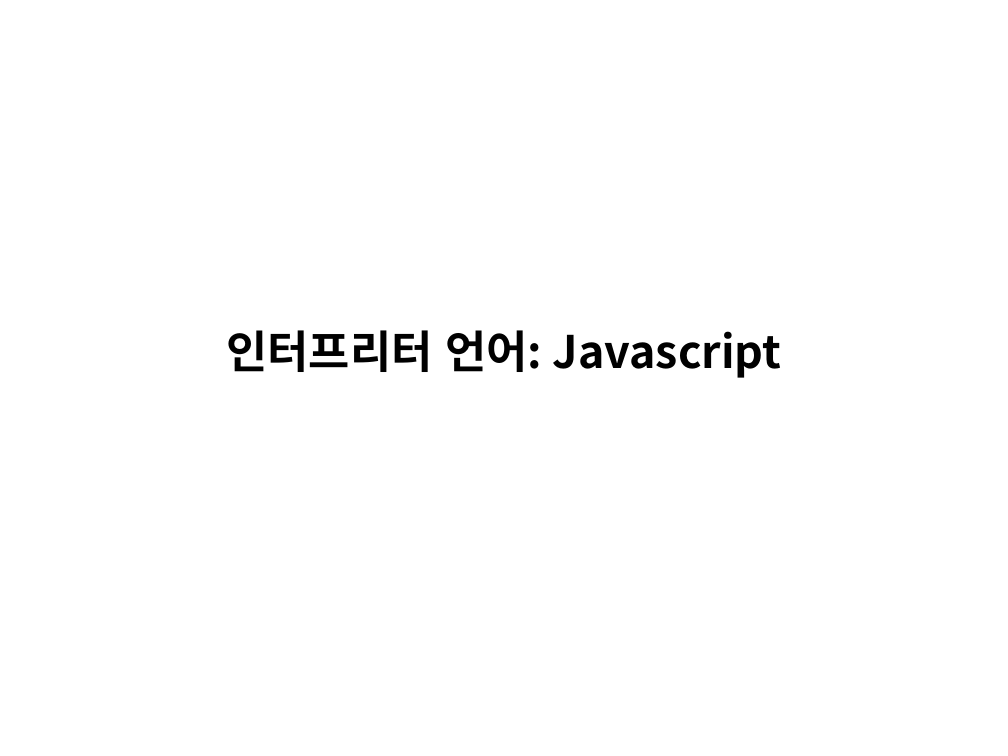
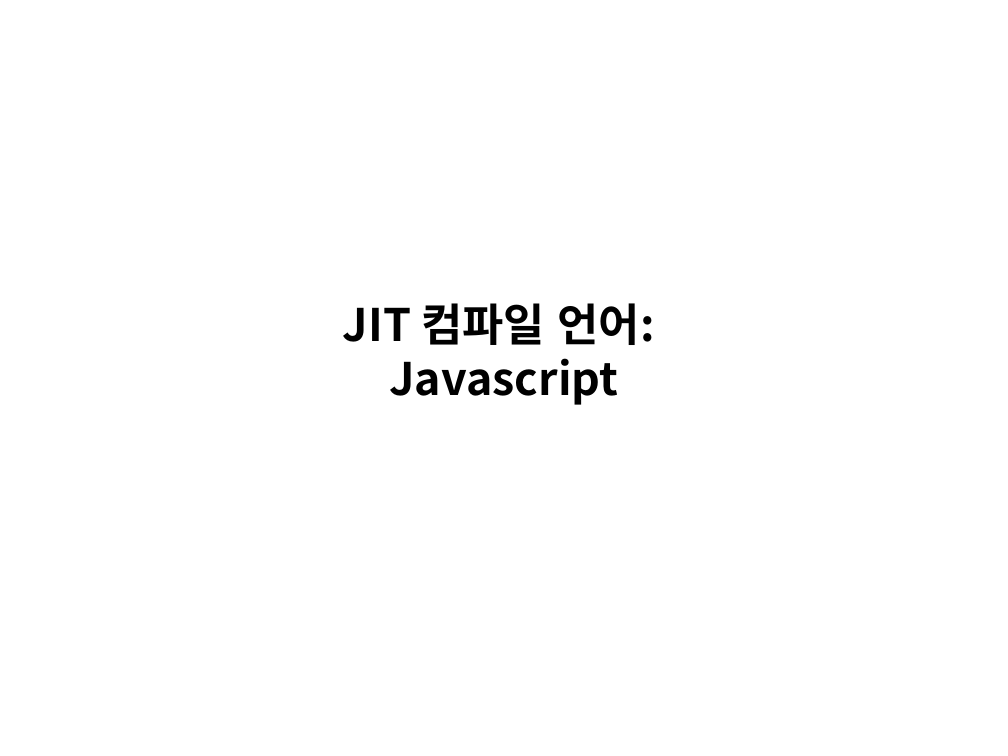
Before and after one commit to cs-study-org/cs-study, a slide deck: slide 10 of 06/yongki/ProgrammingLanguage.pptx. Drawn at 1008x756 pixels with LibreOffice and Linux fonts; fonts in the diff are those of the drawing. Boxes give left, top, right and bottom in pixels: in the first picture for what was removed or moved away, otherwise in the second. Text is boxed around its words. In the diff, an @@ line names an element or a change of style, - is before the commit and + after.

```diff
--- a/06/yongki/ProgrammingLanguage.pptx
+++ b/06/yongki/ProgrammingLanguage.pptx
@@ text at (343,303,655,405): text changed @@
-인터프리터 언어: Javascript
+JIT 컴파일 언어:
+Javascript
```
Also in this commit, not shown: 3 other slides changed, 1 slide added.
